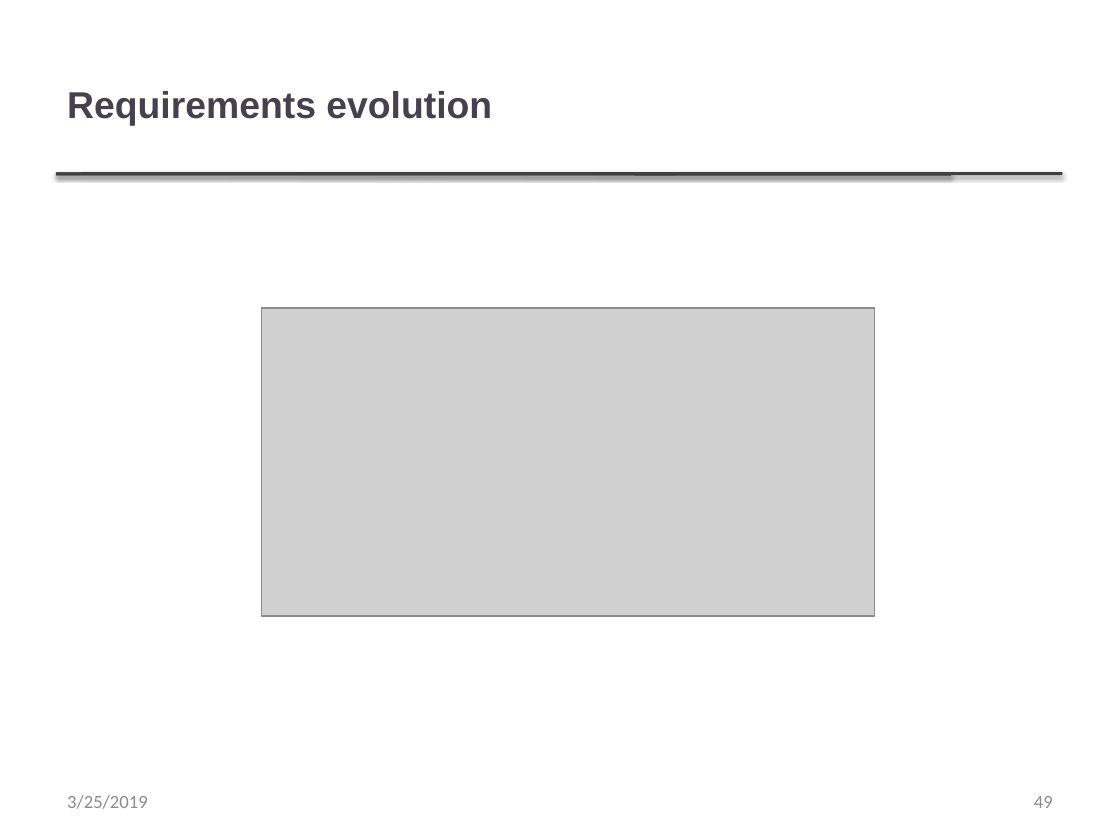
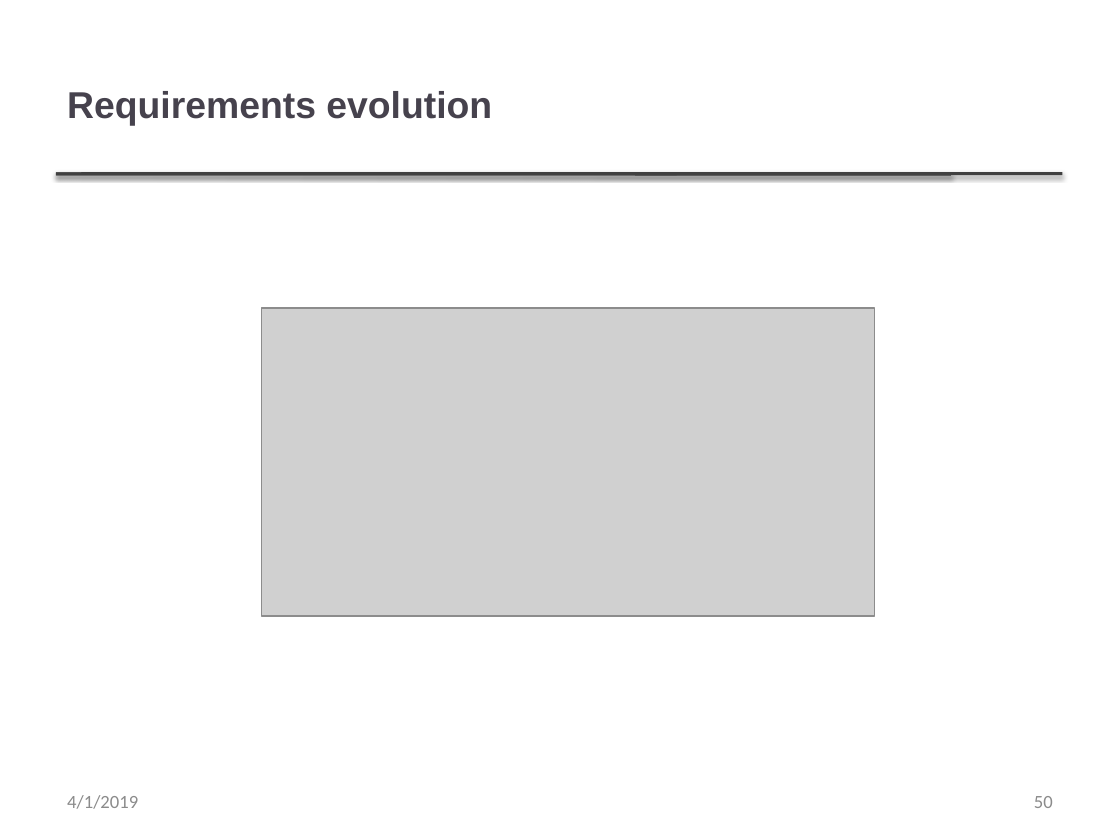
Before and after one commit to ppawar/ppawar.github.io, a slide deck: slide 50 of CSE308-S19/Slides/PPT/Ch4 - Requirements analysis.pptx (slide 49 before the commit). Drawn at 1120x840 pixels with LibreOffice and Linux fonts; fonts in the diff are those of the drawing; grey boxes stand for pictures; background and template pictures are left out. Boxes give left, top, right and bottom in pixels: in the first picture for what was removed or moved away, otherwise in the second. Text is boxed around its words. In the diff, an @@ line names an element or a change of style, - is before the commit and + after.

```diff
--- a/CSE308-S19/Slides/PPT/Ch4 - Requirements analysis.pptx
+++ b/CSE308-S19/Slides/PPT/Ch4 - Requirements analysis.pptx
@@ text at box(67, 795, 138, 809): text changed @@
-3/25/2019
+4/1/2019
@@ page number at box(1034, 796, 1053, 808): text changed @@
-49
+50
```
Also in this commit, not shown: 55 other slides changed, 1 slide added, 8 other files.
